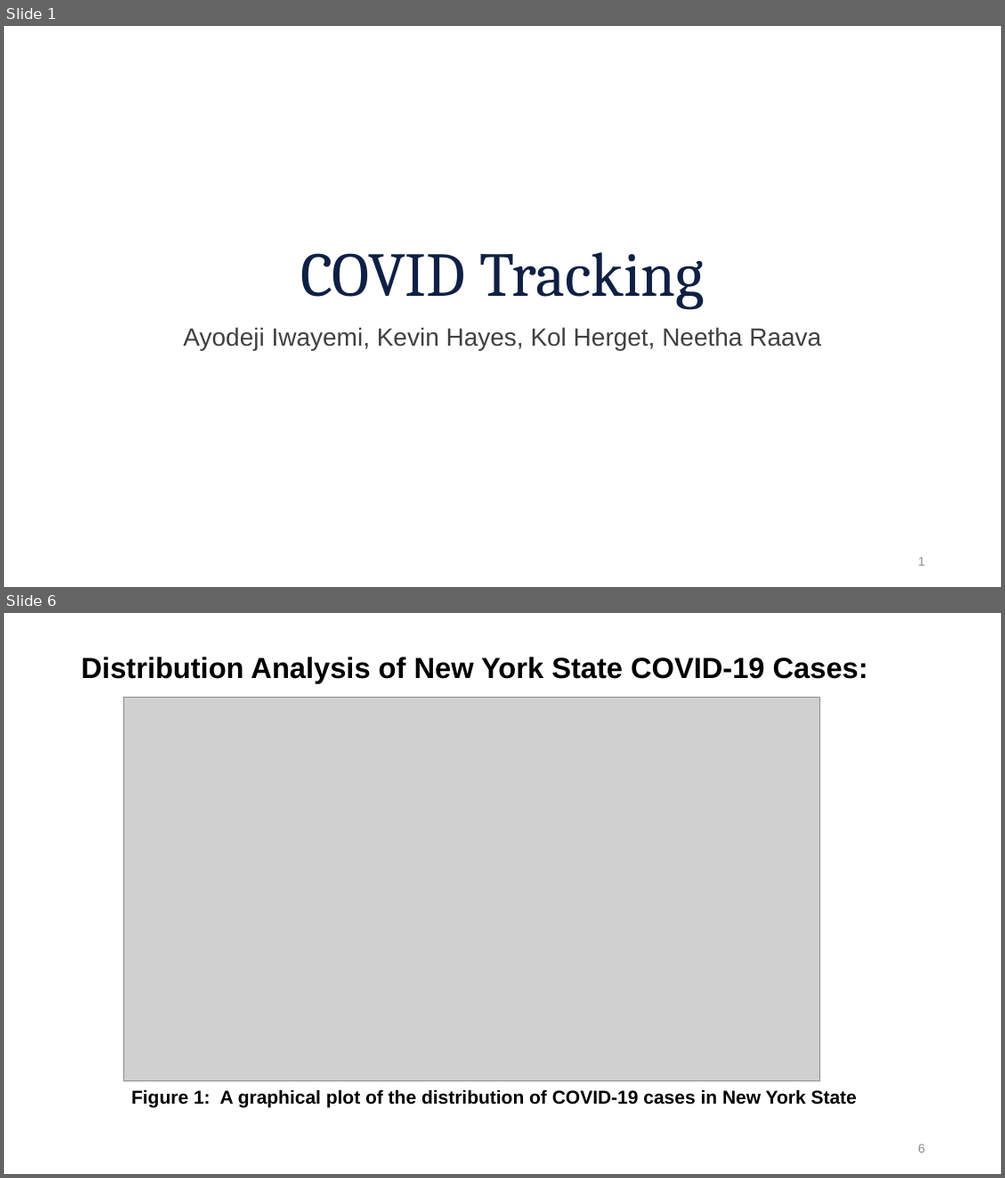
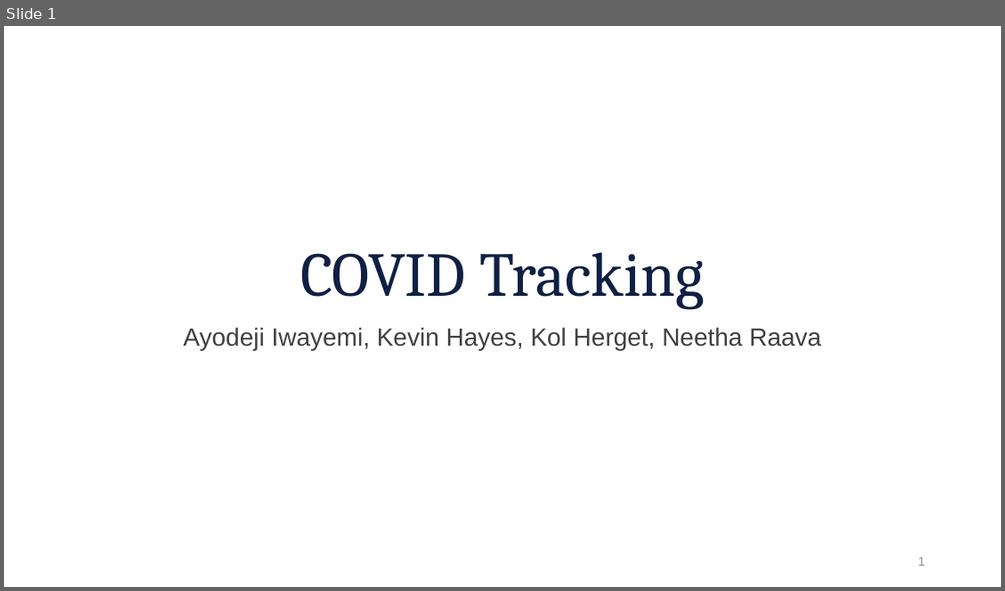
Before and after one commit to aiwayemi/Group-1, a slide deck: ProjPresentation.pptx. Shown one above the other, each under a label of ours: slides 1 and 6 before the commit, slide 1 after it; the slides between them are not shown. The pictures are 1005x1178 and 1005x591 pixels, drawn with LibreOffice and Linux fonts; fonts in the diff are those of the drawing; grey boxes stand for pictures; background and template pictures are left out. Boxes give left, top, right and bottom in pixels: in the first picture for what was removed or moved away, otherwise in the second. Text is boxed around its words. In the diff, an @@ line names an element or a change of style, - is before the commit and + after.

```diff
--- a/ProjPresentation.pptx
+++ b/ProjPresentation.pptx
@@ slide 6 removed at [4, 613, 1001, 1174], background #FFFFFF @@
@@ text removed at [81, 657, 868, 683] @@
-Distribution Analysis of New York State COVID-19 Cases:
@@ picture removed at [124, 698, 821, 1080] @@
@@ text removed at [131, 1089, 857, 1107] @@
-Figure 1: A graphical plot of the distribution of COVID-19 cases in New York State
@@ page number removed at [918, 1143, 925, 1152] @@
-6
```
Also in this commit, not shown: 8 slides changed, 2 slides added, 1 other slide removed.
